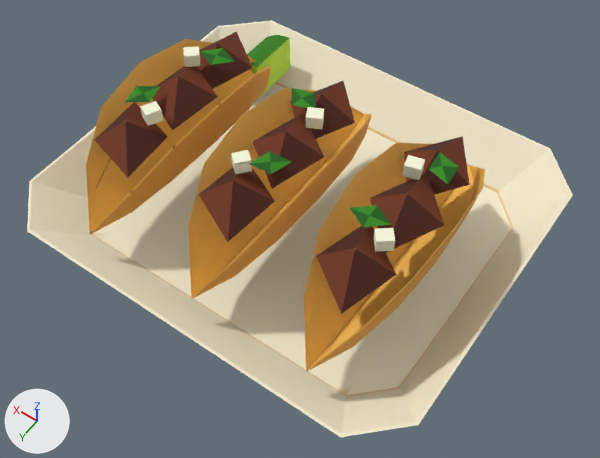
One commit to the FBX model art/products/Tacos/Tacos.fbx: the scene before it, then after it.
Both versions are drawn from a camera (50 mm lens) standing at (-0.167, 0.233, 0.355) and looking at (-0.014, 0.019, 0.019). Arrows for +X, +Y and +Z are at lower left; the lights stay in place. The picture after the commit comes second. Objects named as collision shapes, trigger or cutter boxes, shadow casters or lower levels of detail are left out. Where no turn or scale is listed for an object, it has been applied to the vertices.

The first picture shows 'Tacos_Body'.
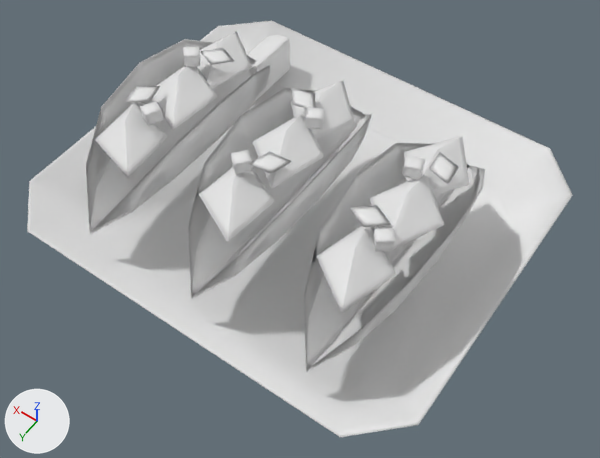
Edits to the scene script, one JSON object a line:
```json
{"op": "add", "block": "img_t_tacos_n_png", "code": ["img_t_tacos_n_png = load_image('T_Tacos_N.png', 'T_Tacos_N.png', 256, 256, 'Non-Color')"]}
{"op": "add", "block": "mat_tacos_gamelook", "code": ["mat_tacos_gamelook = bpy.data.materials.new('Tacos_GameLook')", "mat_tacos_gamelook.use_nodes = True; mat_tacos_gamelook.node_tree.nodes.clear()", "_N = mat_tacos_gamelook.node_tree.nodes; _L = mat_tacos_gamelook.node_tree.links", "n0 = _N.new('ShaderNodeBsdfPrincipled'); n0.name = 'Principled BSDF'", "n1 = _N.new('ShaderNodeOutputMaterial'); n1.name = 'Material Output'", "n2 = _N.new('ShaderNodeTexImage'); n2.name = 'Image Texture'", "n2.image = img_t_tacos_n_png", "n3 = _N.new('ShaderNodeNormalMap'); n3.name = 'Normal Map'", "_L.new(n2.outputs[0], n3.inputs[1])  # 'Color' to 'Color'", "_L.new(n3.outputs[0], n0.inputs[5])  # 'Normal' to 'Normal'", "_L.new(n0.outputs[0], n1.inputs[0])  # 'BSDF' to 'Surface'"]}
{"block": "me_tacos_body_009", "where": "me_tacos_body_009.from_pydata(...)  # 344 vertices, 584 faces; spans x -0.119..0.119, y -0.103..0.103, z 0.0..0.076"}
{"block": "me_tacos_body_009", "where": "# used by ob_tacos_body; location = (0.0, 0.0, 0.0)"}
{"op": "remove", "block": "me_tacos_body_009", "code": "me_tacos_body_009.materials.append(mat_m_tacos)  # picture img_t_tacos_basecolor_png"}
{"block": "me_tacos_body_009", "change": "me_tacos_body_009 part 1: edges marked sharp go from 618 to 251"}
{"op": "add", "block": "me_tacos_body_009", "code": "me_tacos_body_009.materials.append(mat_tacos_gamelook)"}
```

Boxes (x1, y1, x2, y2) around the edits, measured in the pictures (600 x 458 px):
```json
{"object": "Tacos_Body", "change": "recoloured, shading changed", "before": [27, 20, 573, 437], "after": [27, 20, 573, 437]}
```
